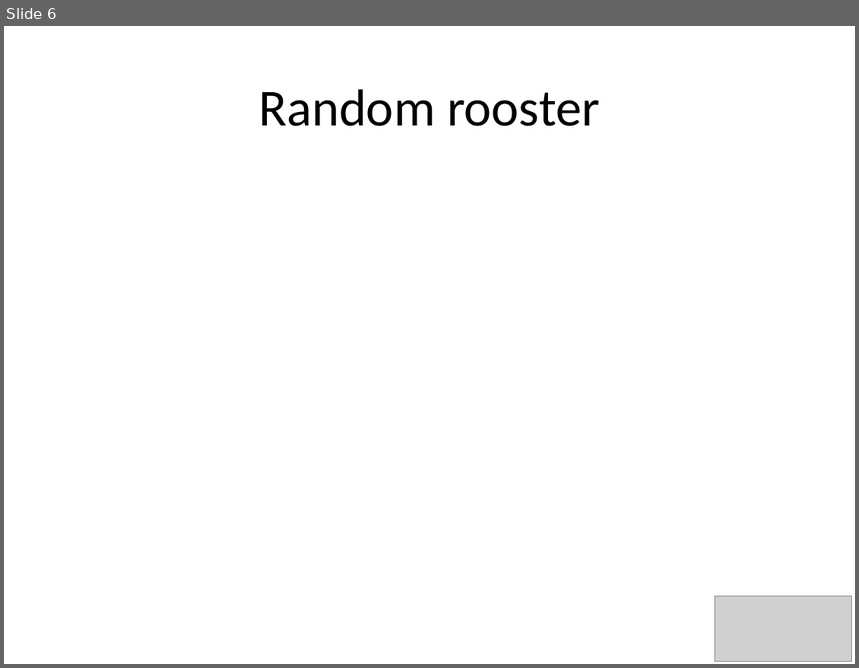
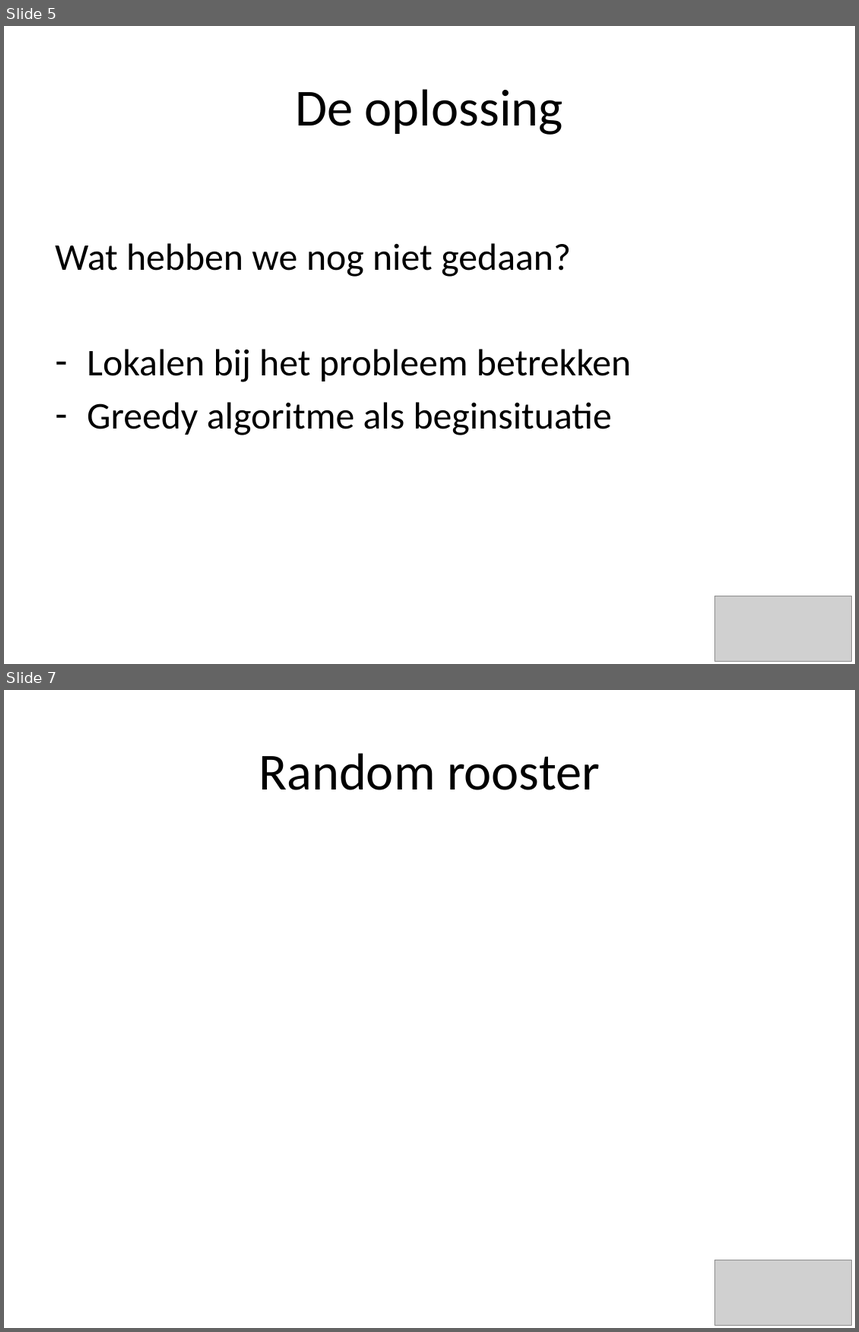
Before and after one commit to Yamievw/class95, a slide deck: Lesroosters2.pptx. Shown one above the other, each under a label of ours: slide 6 before the commit, slides 5 and 7 after it; the slides between them are not shown. The pictures are 859x668 and 859x1332 pixels, drawn with LibreOffice and Linux fonts; fonts in the diff are those of the drawing; grey boxes stand for pictures; background and template pictures are left out. Boxes give left, top, right and bottom in pixels: in the first picture for what was removed or moved away, otherwise in the second. Text is boxed around its words. In the diff, an @@ line names an element or a change of style, - is before the commit and + after.

```diff
--- a/Lesroosters2.pptx
+++ b/Lesroosters2.pptx
@@ slide 5 added at (x1=4, y1=26, x2=855, y2=664), background picture (left out) @@
@@ title added at (x1=295, y1=89, x2=563, y2=135), 44 pt, text #000000 @@
+De oplossing
@@ text added at (x1=55, y1=243, x2=631, y2=436), 32 pt, text #000000 @@
+Wat hebben we nog niet gedaan?
+– Lokalen bij het probleem betrekken
+– Greedy algoritme als beginsituatie
@@ picture added at (x1=715, y1=596, x2=852, y2=662) @@
@@ what was slide 6 is now slide 7 @@
```
Also in this commit, not shown: 3 slides changed, 1 other slide added.
